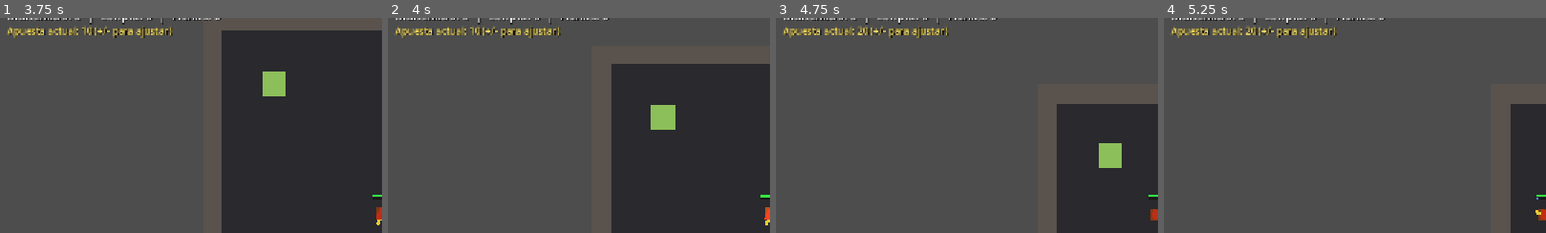
Above: before the commit, frames 1-4 (left to right).
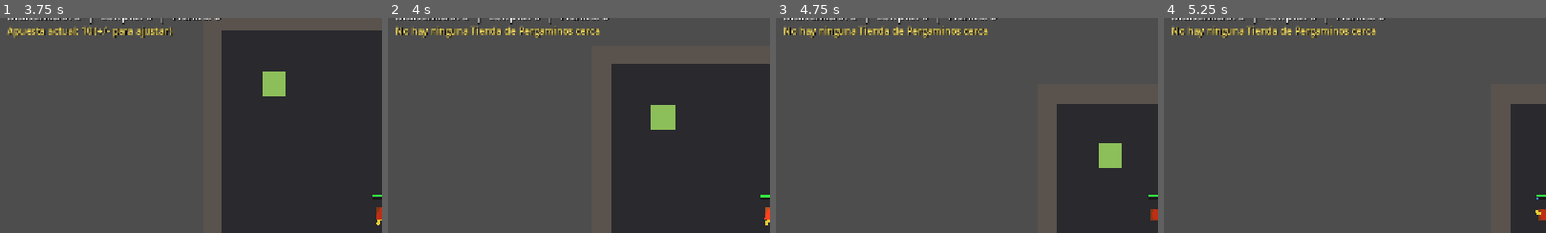
Above: after the commit, the same moments.

Repository: thejowe/ninjex
Game: Godot game, scene res://scenes/main/main.tscn
Two runs of this game, one before a commit and one after it. Both use one fixed random seed, a clock stepped at 60 frames per second and the inputs below.
Inputs (mouse positions are % of the whole screen's width and height, from its top left):
- Up to frame 1 (3.75 s): tap Enter (ui_accept) at 0.5, 0.77, 1.25, 1.52, 2 s; move the mouse to (72, 45) at 0.52 s; hold D (move_right) 0.53-1.28 s; tap 0 (comprar_pergamino) at 0.6, 1.55, 2.3 s; move the mouse to (30, 55) at 1.27 s; hold S (move_down) 1.28-2.03 s; tap T (apostar_alto) at 1.35 s; move the mouse to (60, 28) at 2.02 s; hold D (move_right) 2.03-2.75 s; tap B (apostar_bajo) at 2.1 s; click "1. Fuego" at 2.75 s; move the mouse to (45, 70) at 3.52 s; hold W (move_up) from 3.53 s (still down); tap - (apuesta_bajar) at 3.6 s
- Up to frame 2 (4 s): keep holding W (move_up); tap Enter (ui_accept) at 3.77 s; tap 0 (comprar_pergamino) at 3.8 s
- Up to frame 3 (4.75 s): move the mouse to (80, 65) at 4.27 s; release W (move_up) at 4.28 s; hold A (move_left) from 4.28 s (still down); tap = (apuesta_subir) at 4.35 s; tap Enter (ui_accept) at 4.52 s; tap 0 (comprar_pergamino) at 4.55 s
- Up to frame 4 (5.25 s): keep holding A (move_left); move the mouse to (20, 35) at 5.02 s; click (20, 35) at 5.1 s
The pictures show only the part of the screen within x 0-50%, y 4-54%; the shares and areas given below are measured in that part.

Frame 1 is identical in both runs. In frame 2, 1.5% of the frame differs, in the area x 2-56%, y 3-10%; in frame 3, 1.5%; in frame 4, 1.5%.

Commit message:
Compra de pergaminos con fichas en player.gd (H6)

Diff:
--- a/scripts/player/player.gd
+++ b/scripts/player/player.gd
@@ -533,6 +533,8 @@
 			_request_comprar_almacen()
 		if Input.is_action_just_pressed("casa_comprar_jardin"):
 			_request_comprar_jardin()
+		if Input.is_action_just_pressed("comprar_pergamino"):
+			_request_comprar_pergamino()
 	move_and_slide()
 
 ## Solo local (no pasa por red, como el cambio de estilo de debug): elegir
@@ -624,7 +626,7 @@
 	elif _find_nearest_ruleta_in_range(CASINO_RANGE) != null:
 		texto = "Apuesta %.0f %s a la Rueda del Clan -- Z rojo, K azul, O oro, N clan (+/- ajusta, M cambia moneda)" % [_apuesta_monto, _apuesta_moneda]
 	elif _find_nearest_cartas_selladas_in_range(CASINO_RANGE) != null:
-		texto = "Apuesta %.0f %s en Cartas Selladas -- 7 juega (mantén 8 con Rayo para trampa)" % [_apuesta_monto, _apuesta_moneda]
+		texto = "Apuesta %.0f %s en Cartas Selladas -- 7 juega (mantén 8 con Rayo o / con Sellos para trampa)" % [_apuesta_monto, _apuesta_moneda]
 	elif _find_nearest_peleas_sotano_in_range(CASINO_RANGE) != null:
 		texto = "Apuesta %.0f %s en las Peleas del Sotano -- , izquierda, . derecha" % [_apuesta_monto, _apuesta_moneda]
 	elif _find_nearest_usurero_in_range(CASINO_RANGE) != null:
@@ -639,6 +641,9 @@
 		texto = "Pulsa R para cambiar tu tinte"
 	elif _find_nearest_casa_equipo_in_range(HUB_RANGE) != null:
 		texto = "Casa del equipo -- ; Cocina, [ Almacen, ] Jardin"
+	elif _find_nearest_tienda_pergaminos_in_range(CASINO_RANGE) != null:
+		var tienda_hint := _find_nearest_tienda_pergaminos_in_range(CASINO_RANGE)
+		texto = "Pulsa 0 para comprar el pergamino de %s (%.0f fichas)" % [style_data.style_name, tienda_hint.precio_pergamino]
 	_interaction_label.text = texto
 
 func _handle_combo_timer(delta: float) -> void:
@@ -1048,6 +1053,20 @@
 		if dist <= range_max and dist < best_dist:
 			best_dist = dist
 			nearest = p
+	return nearest
+
+## Tienda de Pergaminos mas cercana dentro de range_max. Misma proximidad
+## simple que las funciones de arriba.
+func _find_nearest_tienda_pergaminos_in_range(range_max: float) -> TiendaPergaminos:
+	var nearest: TiendaPergaminos = null
+	var best_dist: float = INF
+	for t in get_tree().get_nodes_in_group(TiendaPergaminos.GRUPO_TIENDAS_PERGAMINOS):
+		if not (t is TiendaPergaminos):
+			continue
+		var dist: float = global_position.distance_to(t.global_position)
+		if dist <= range_max and dist < best_dist:
+			best_dist = dist
+			nearest = t
 	return nearest
 
 func _validate_sender() -> bool:
@@ -2605,6 +2624,55 @@
 	_status_label.text = "Tinte cambiado"
 
 # =========================================================================
+# Tienda de Pergaminos (H6, Muelle Alto) -- tecla 0. Vende el desbloqueo
+# permanente de la tecnica de Sellos de CADA estilo, una compra por estilo y
+# por jugador. A diferencia de Forja/Sastreria (pool compartido de dinero
+# limpio), aqui el gasto tambien es individual: paga con las FICHAS del
+# propio jugador (NetworkManager.fichas), nunca del grupo -- ver comentario
+# de cabecera de NetworkManager.fichas y tienda_pergaminos.gd.
+# =========================================================================
+
+func _request_comprar_pergamino() -> void:
+	submit_comprar_pergamino.rpc_id(1)
+
+## Compra SIEMPRE el pergamino del estilo actualmente equipado (style_data) --
+## mismo criterio de "una sola accion obvia por tecla" que el resto de la
+## economia en este vertical slice sin UI real. Si ya esta comprado para ese
+## estilo, no hace nada (mensaje informativo, no penaliza).
+@rpc("any_peer", "call_local", "reliable")
+func submit_comprar_pergamino() -> void:
+	if not multiplayer.is_server():
+		return
+	if not _validate_sender():
+		return
+	var tienda := _find_nearest_tienda_pergaminos_in_range(CASINO_RANGE)
+	if tienda == null:
+		confirm_casino_mensaje.rpc("No hay ninguna Tienda de Pergaminos cerca")
+		return
+	var peer_id := get_multiplayer_authority()
+	var estilo_key: String = style_data.element_name
+	var comprados: Dictionary = NetworkManager.pergaminos_sellos_comprados.get(peer_id, {})
+	if comprados.get(estilo_key, false):
+		confirm_casino_mensaje.rpc("Ya tienes el pergamino de %s" % style_data.style_name)
+		return
+	var fichas_actuales: float = NetworkManager.fichas.get(peer_id, 0.0)
+	if fichas_actuales < tienda.precio_pergamino:
+		confirm_casino_mensaje.rpc("Necesitas %.0f fichas para el pergamino de %s" % [tienda.precio_pergamino, style_data.style_name])
+		return
+	var nuevas_fichas: float = fichas_actuales - tienda.precio_pergamino
+	confirm_comprar_pergamino.rpc(estilo_key, nuevas_fichas)
+
+@rpc("any_peer", "call_local", "reliable")
+func confirm_comprar_pergamino(estilo_key: String, nuevas_fichas: float) -> void:
+	var peer_id := get_multiplayer_authority()
+	var comprados: Dictionary = NetworkManager.pergaminos_sellos_comprados.get(peer_id, {})
+	comprados[estilo_key] = true
+	NetworkManager.pergaminos_sellos_comprados[peer_id] = comprados
+	NetworkManager.fichas[peer_id] = nuevas_fichas
+	_status_label.modulate = Color(1, 1, 1)
+	_status_label.text = "Pergamino comprado: %s (%s)" % [style_data.style_name, style_data.sellos_technique_name]
+
+# =========================================================================
 # Casa del equipo (H5 cierre, Terrazas) -- ; Cocina, [ Almacen, ] Jardin.
 # A diferencia de Forja/Herboristeria/Sastreria (gasto compartido, resultado
 # individual), aqui el resultado TAMBIEN es de grupo -- mismo criterio que
